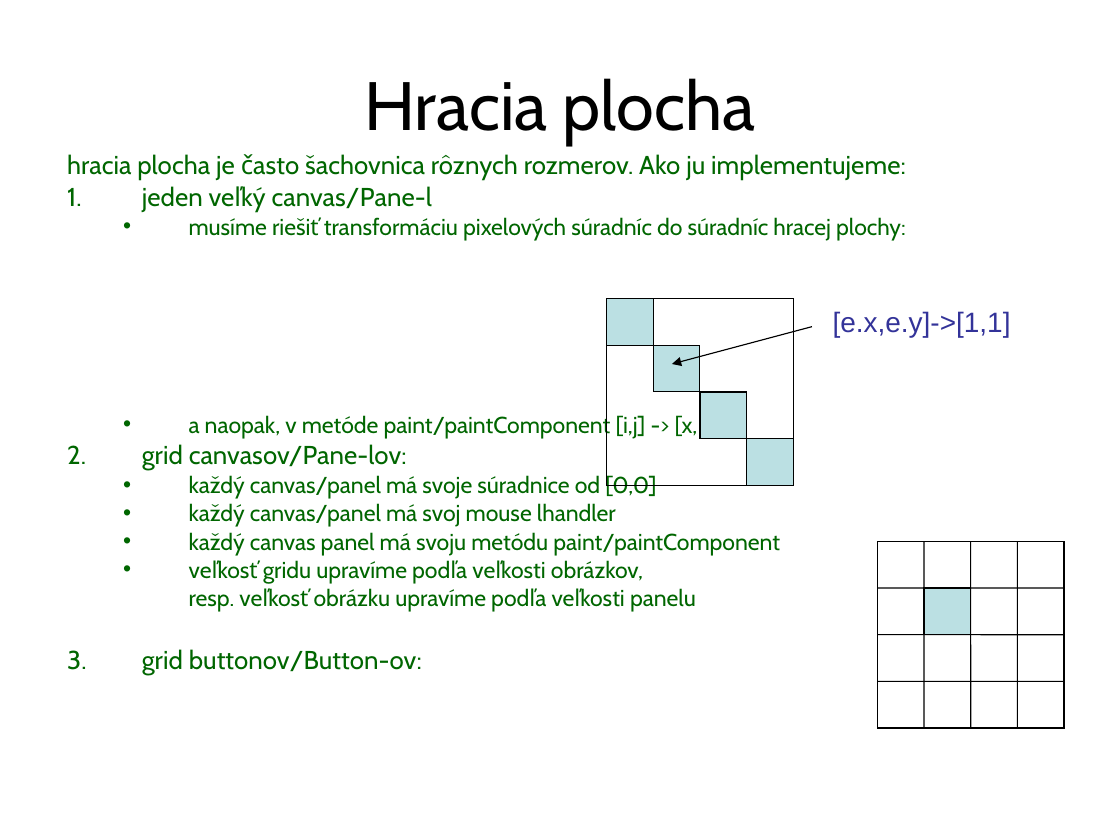
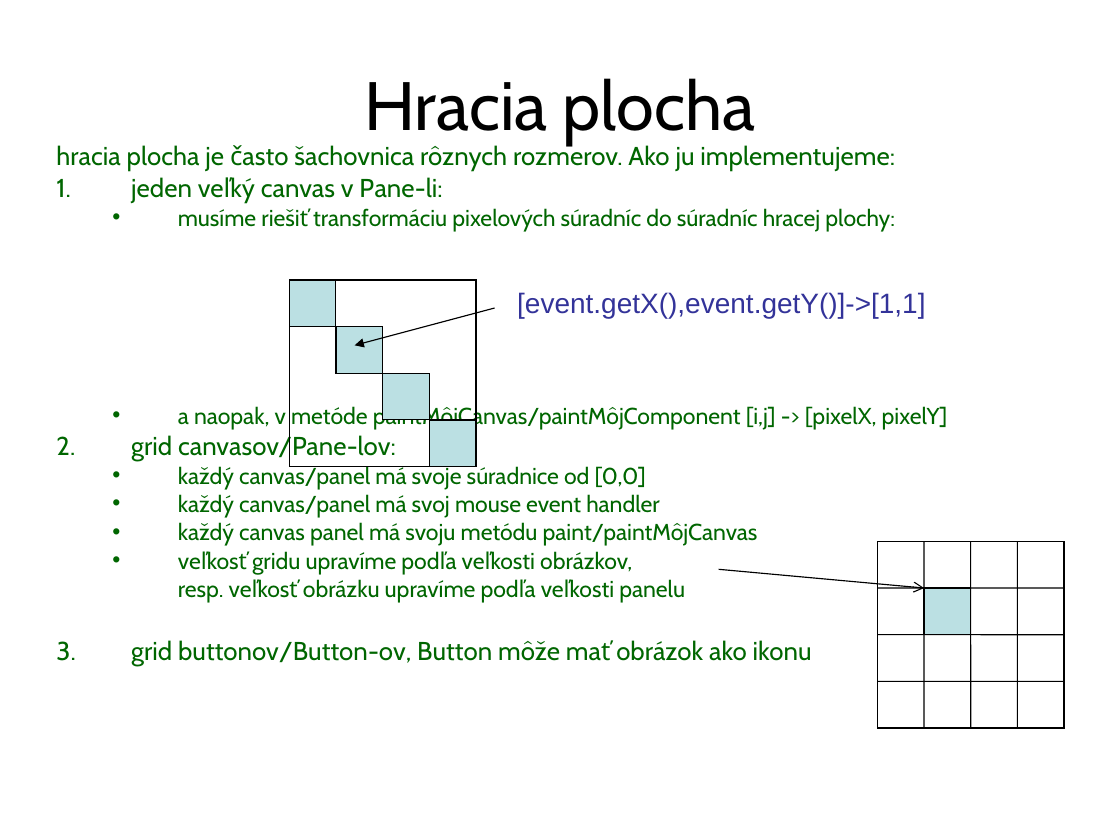
Before and after one commit to Programovanie4/Prednasky, a slide deck: slide 29 of 10/10_java.ppt (slide 23 before the commit). Drawn at 1120x840 pixels with LibreOffice and Linux fonts; fonts in the diff are those of the drawing. Boxes give left, top, right and bottom in pixels: in the first picture for what was removed or moved away, otherwise in the second. Text is boxed around its words. In the diff, an @@ line names an element or a change of style, - is before the commit and + after.

Commit message:
jedenasta prednaska

```diff
--- a/10/10_java.ppt
+++ b/10/10_java.ppt
@@ text "hracia plocha je často šachovnica ...": place and size @@
-text "hracia plocha je často šachovnica ..." at bbox=[67, 154, 906, 675]
+text "hracia plocha je často šachovnica ..." at bbox=[56, 144, 948, 666]
@@ text at bbox=[131, 177, 443, 202]: text changed @@
-1. jeden veľký canvas/Pane-l
+1. jeden veľký canvas v Pane-li:
@@ text added at bbox=[517, 292, 925, 318], 18 pt, text #333399 @@
+[event.getX(),event.getY()]->[1,1]
@@ 2 rectangles, 1 arrow: place and size @@
-2 rectangles, 1 arrow at bbox=[653, 327, 812, 439]
+2 rectangles, 1 arrow at bbox=[336, 308, 495, 420]
@@ text removed at bbox=[833, 311, 1011, 337] @@
-[e.x,e.y]->[1,1]
@@ text at bbox=[178, 404, 948, 430]: text changed @@
-  • a naopak, v metóde paint/paintComponent [i,j] -> [x, y]
+  • a naopak, v metóde paintMôjCanvas/paintMôjComponent [i,j] -> [pixelX, pixelY]
@@ 3 rectangles: place and size @@
-3 rectangles at bbox=[607, 299, 794, 486]
+3 rectangles at bbox=[289, 280, 476, 467]
@@ text at bbox=[178, 494, 758, 546]: text changed @@
-  • každý canvas/panel má svoj mouse lhandler
-  • každý canvas panel má svoju metódu paint/paintComponent
+  • každý canvas/panel má svoj mouse event handler
+  • každý canvas panel má svoju metódu paint/paintMôjCanvas
@@ arrow added from (719, 569) to (924, 588), #000000 0.74 pt @@
@@ text at bbox=[131, 640, 812, 666]: text changed @@
-3. grid buttonov/Button-ov:
+3. grid buttonov/Button-ov, Button môže mať obrázok ako ikonu
```
Also in this commit, not shown: 11 other slides changed, 10 slides added, 2 slides removed, 1 other file.
